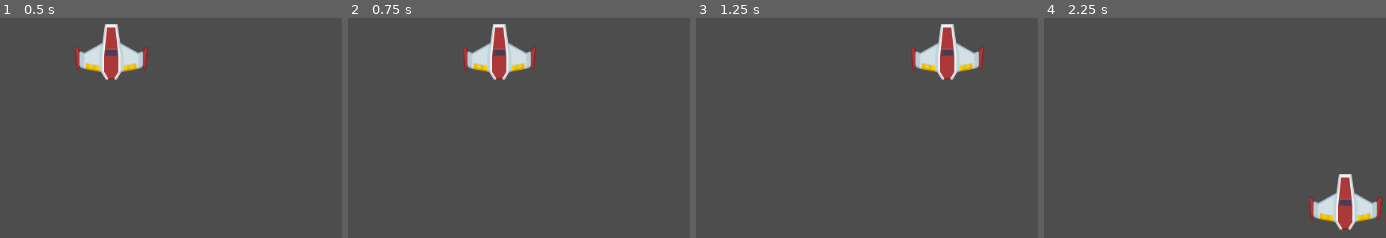
Above: before the commit, frames 1-4 (left to right).
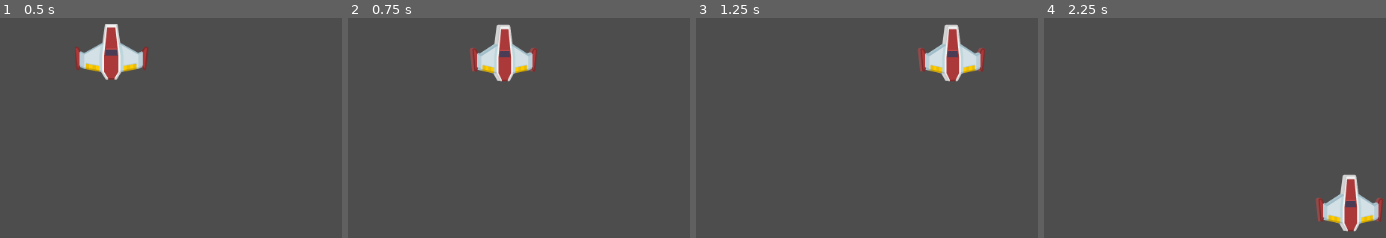
Above: after the commit, the same moments.

Repository: ivaylo-traykov/Yet-Another-Space-Shooter-course-
Game: Godot game, scene res://MainScenes/game.tscn
Two runs of this game, one before a commit and one after it. Both use one fixed random seed, a clock stepped at 60 frames per second and the inputs below.
Inputs:
- Up to frame 1 (0.5 s): no input
- Up to frame 2 (0.75 s): tap Enter at 0.5 s; hold D (move_right) from 0.53 s (still down)
- Up to frame 3 (1.25 s): keep holding D (move_right)
- Up to frame 4 (2.25 s): release D (move_right) at 1.28 s; hold S (move_down) 1.28-2.03 s; hold D (move_right) from 2.03 s (still down)

Frame 1 is identical in both runs. In frame 2, 2.3% of the frame differs, in the area x 33-56%, y 2-30%; in frame 3, 2.3%; in frame 4, 2.3%.

Commit message:
Added player animation

Diff:
--- a/Player/Player.gd
+++ b/Player/Player.gd
@@ -1,11 +1,18 @@
 extends Area2D
 
 @export var speed: float = 100
+@onready var anim = $AnimatedSprite2D
 
 var vel := Vector2(0, 0)
 
 func _process(delta):
-	pass
+	if vel.x > 0:
+		anim.play("right")
+	elif vel.x < 0:
+		anim.play("left")
+	else:
+		anim.play("default")
+
 
 func _physics_process(delta):
 	var dirVec := Vector2(0, 0)
--- a/Player/Player.tscn
+++ b/Player/Player.tscn
@@ -1,7 +1,46 @@
-[gd_scene load_steps=4 format=3 uid="uid://wv5ckum87ipp"]
+[gd_scene load_steps=8 format=3 uid="uid://wv5ckum87ipp"]
 
 [ext_resource type="Texture2D" uid="uid://ncthjpprr2de" path="res://Assets/player_sheet.png" id="1_f3uxa"]
 [ext_resource type="Script" path="res://Player/Player.gd" id="1_hlkjc"]
+
+[sub_resource type="AtlasTexture" id="AtlasTexture_2isdm"]
+atlas = ExtResource("1_f3uxa")
+region = Rect2(99, 0, 99, 77)
+
+[sub_resource type="AtlasTexture" id="AtlasTexture_m8ck6"]
+atlas = ExtResource("1_f3uxa")
+region = Rect2(0, 0, 99, 77)
+
+[sub_resource type="AtlasTexture" id="AtlasTexture_4440o"]
+atlas = ExtResource("1_f3uxa")
+region = Rect2(198, 0, 99, 77)
+
+[sub_resource type="SpriteFrames" id="SpriteFrames_rlud7"]
+animations = [{
+"frames": [{
+"duration": 1.0,
+"texture": SubResource("AtlasTexture_2isdm")
+}],
+"loop": true,
+"name": &"default",
+"speed": 5.0
+}, {
+"frames": [{
+"duration": 1.0,
+"texture": SubResource("AtlasTexture_m8ck6")
+}],
+"loop": true,
+"name": &"left",
+"speed": 5.0
+}, {
+"frames": [{
+"duration": 1.0,
+"texture": SubResource("AtlasTexture_4440o")
+}],
+"loop": true,
+"name": &"right",
+"speed": 5.0
+}]
 
 [sub_resource type="CircleShape2D" id="CircleShape2D_v55ly"]
 radius = 32.0624
@@ -10,11 +49,9 @@
 script = ExtResource("1_hlkjc")
 speed = 200.0
 
-[node name="Sprite2D" type="Sprite2D" parent="."]
+[node name="AnimatedSprite2D" type="AnimatedSprite2D" parent="."]
 scale = Vector2(0.75, 0.75)
-texture = ExtResource("1_f3uxa")
-hframes = 3
-frame = 1
+sprite_frames = SubResource("SpriteFrames_rlud7")
 
 [node name="CollisionShape2D" type="CollisionShape2D" parent="."]
 position = Vector2(-1, 3)
